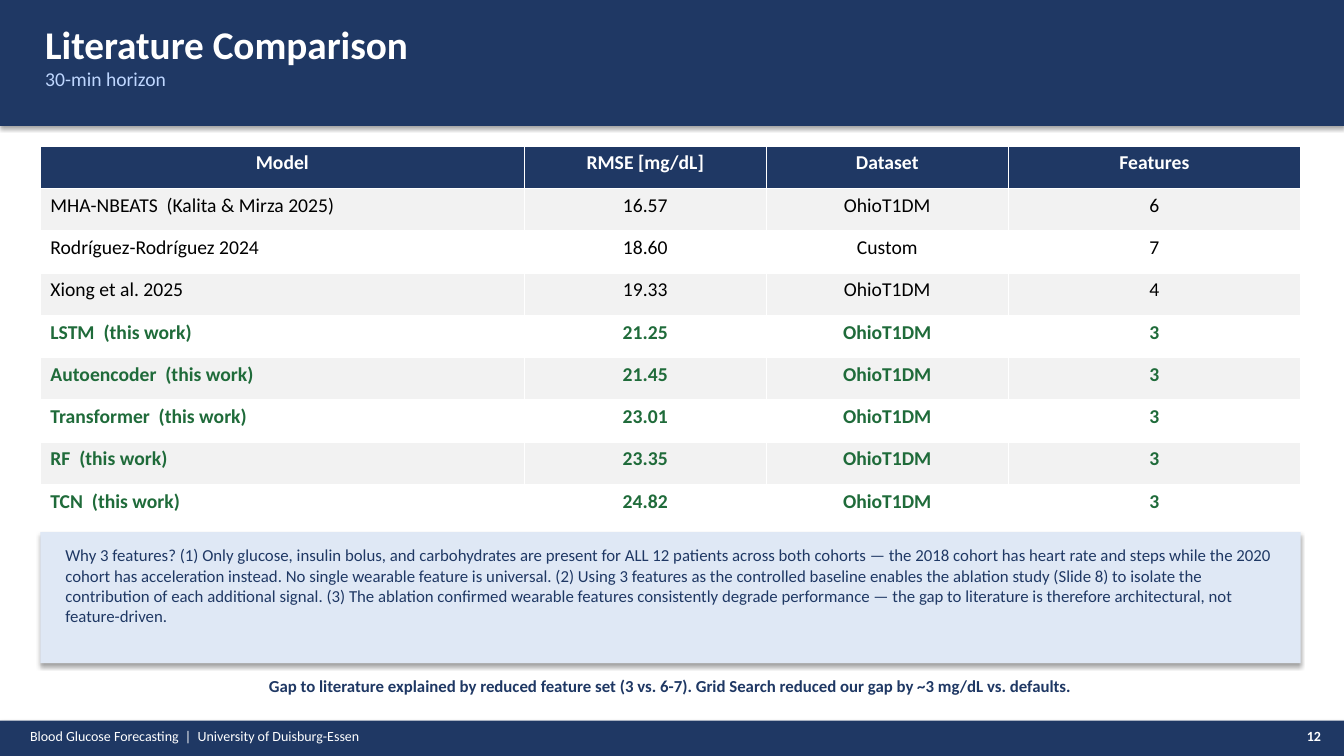
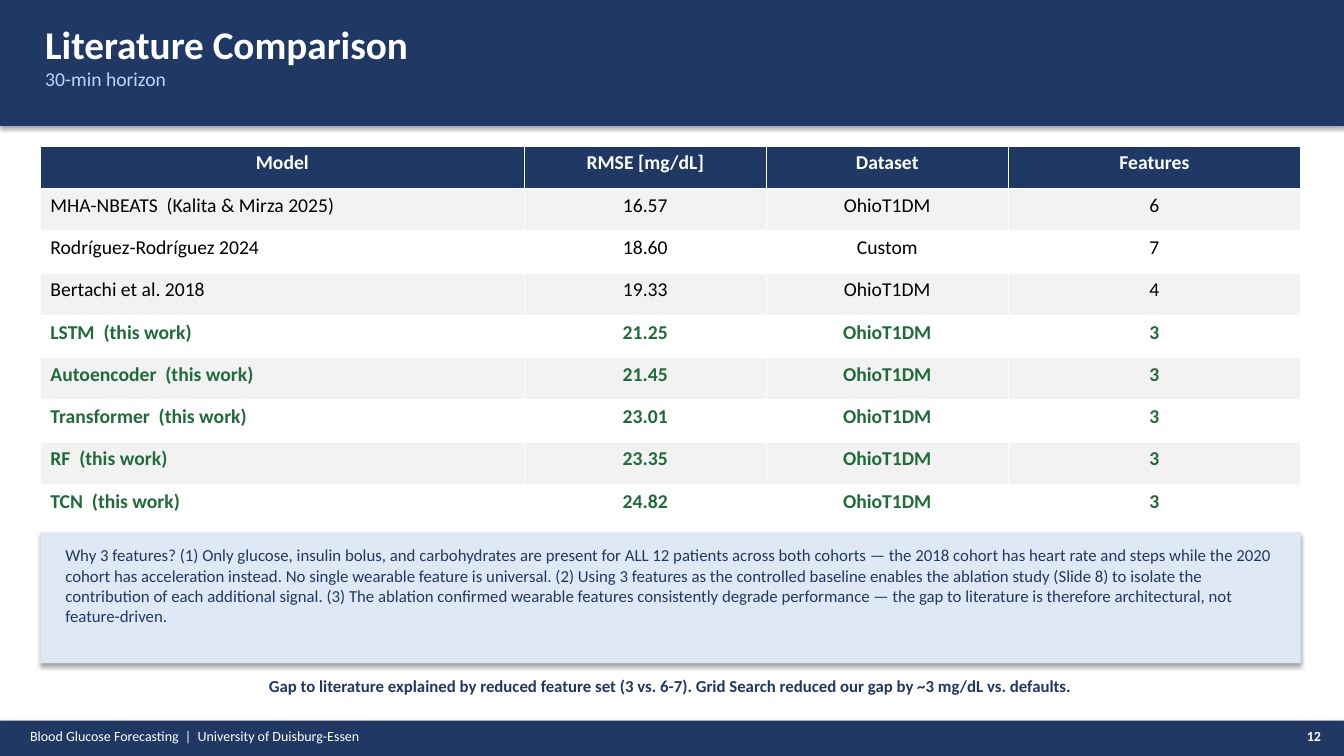
Before and after one commit to Abeeryanek/prediction-of-glucose-levels-in-type1-Diabetes, a slide deck: slide 12 of PRESENTATION_FINAL.pptx. Drawn at 1344x756 pixels with LibreOffice and Linux fonts; fonts in the diff are those of the drawing. Boxes give left, top, right and bottom in pixels: in the first picture for what was removed or moved away, otherwise in the second. Text is boxed around its words. In the diff, an @@ line names an element or a change of style, - is before the commit and + after.

Commit message:
fix: correct literature citations and attributions
- 19.33 mg/dL corrected from Xiong et al. to Bertachi et al. (2018)
  — verified from two independent sources; the value was Bertachi's,
  cited within Xiong's related-work section
- Added verified references: Bertachi et al. (2018), Kalita & Mirza
  (2025, IEEE JBHI), Xiong et al. (2025, Digital Health)
- Xiong citation repurposed to their actual Transformer+LSTM
  contribution, no longer attached to 19.33
- Interpolation citation in plan corrected to Hameed & Kleinberg (2020)
- Kalita & Mirza (16.57) and Rodríguez-Rodríguez (18.60) values remain
  UNVERIFIED against source papers — flagged pending confirmation;
  Rodríguez-Rodríguez full citation still incomplete

```diff
--- a/PRESENTATION_FINAL.pptx
+++ b/PRESENTATION_FINAL.pptx
@@ table at (40, 146, 1301, 527) @@
-row 4, column 1: Xiong et al. 2025
+row 4, column 1: Bertachi et al. 2018
```
Also in this commit, not shown: 3 other files.
